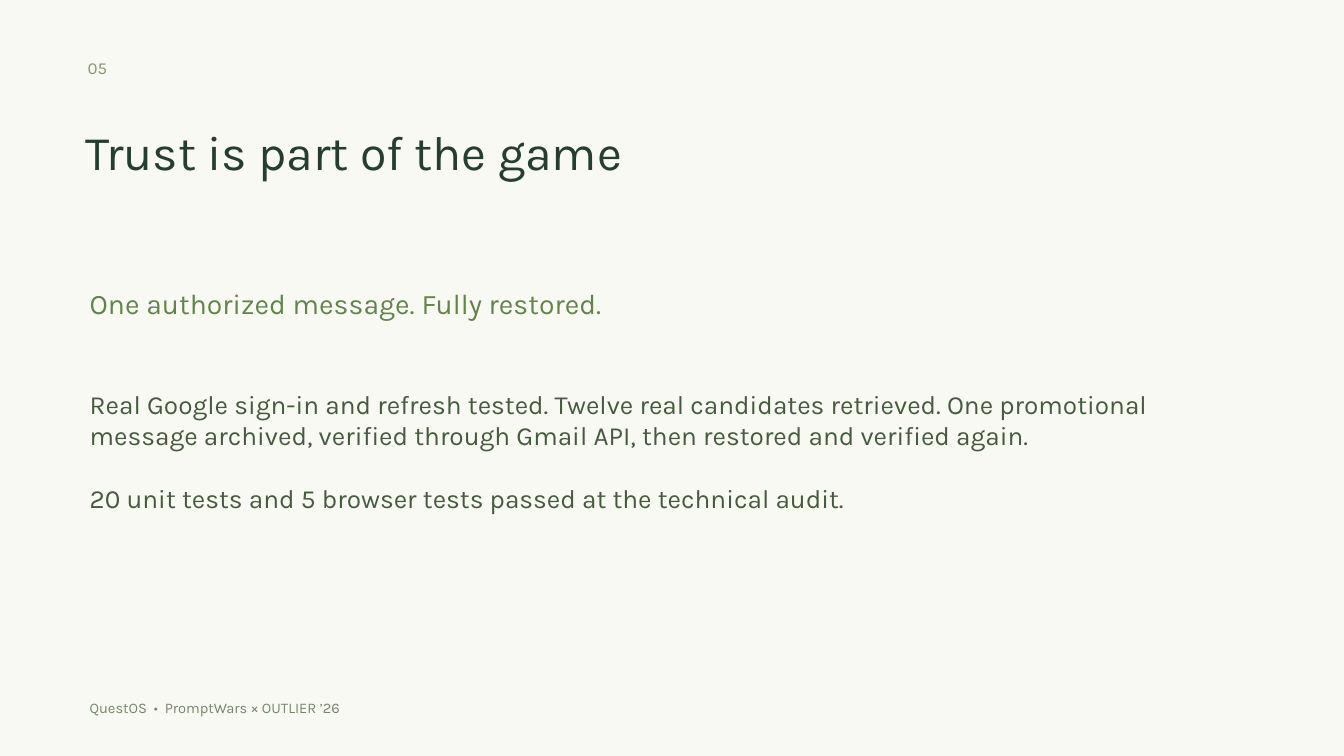
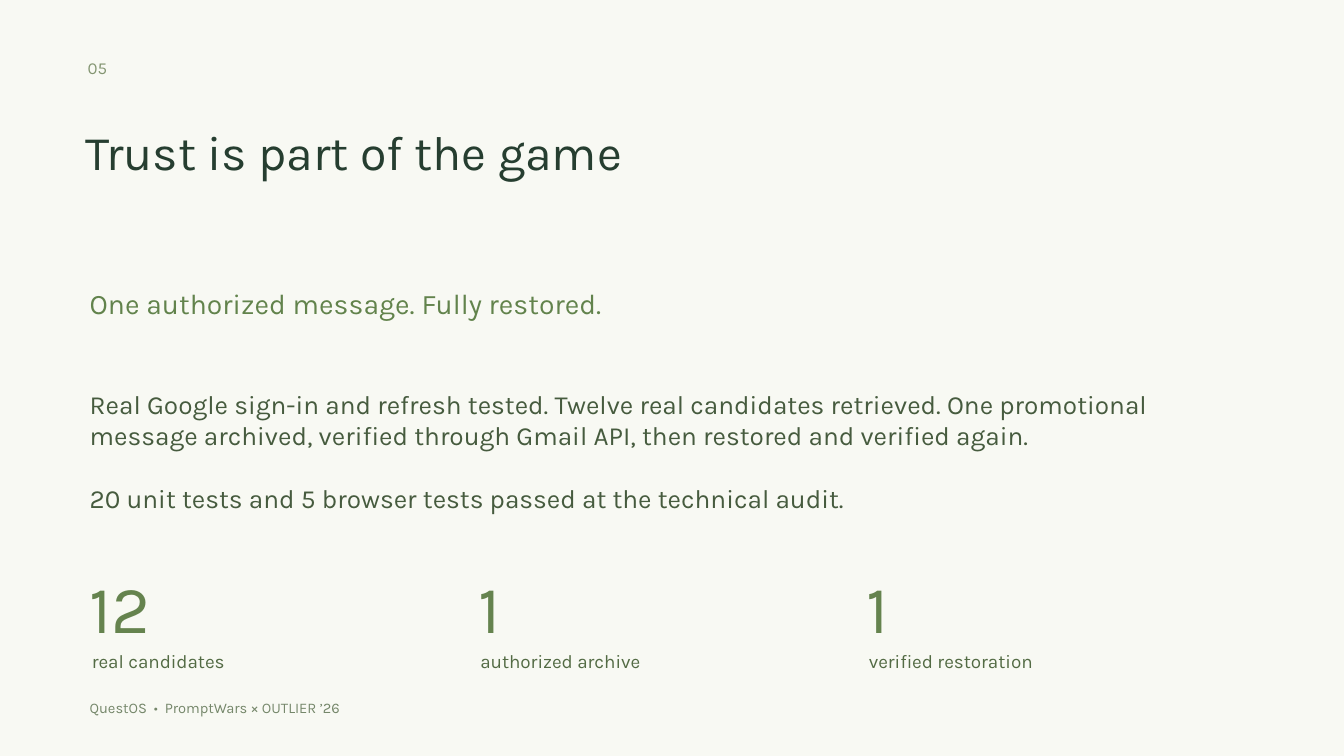
Before and after one commit to visheshgupta0404/QuestOS, a slide deck: slide 5 of submission/QuestOS-Pitch.pptx. Drawn at 1344x756 pixels with LibreOffice and Linux fonts; fonts in the diff are those of the drawing. Boxes give left, top, right and bottom in pixels: in the first picture for what was removed or moved away, otherwise in the second. Text is boxed around its words. In the diff, an @@ line names an element or a change of style, - is before the commit and + after.

```diff
--- a/submission/QuestOS-Pitch.pptx
+++ b/submission/QuestOS-Pitch.pptx
@@ text added at <box>90,590,151,633</box>, 48 pt, text #65834E @@
+12
@@ text added at <box>478,590,500,633</box>, 48 pt, text #65834E @@
+1
@@ text added at <box>867,590,889,633</box>, 48 pt, text #65834E @@
+1
@@ text added at <box>92,655,224,668</box>, 13.5 pt, text #536B44 @@
+real candidates
@@ text added at <box>480,655,640,668</box>, 13.5 pt, text #536B44 @@
+authorized archive
@@ text added at <box>869,655,1032,668</box>, 13.5 pt, text #536B44 @@
+verified restoration
```
Also in this commit, not shown: 1 other slide changed, 12 other files.
